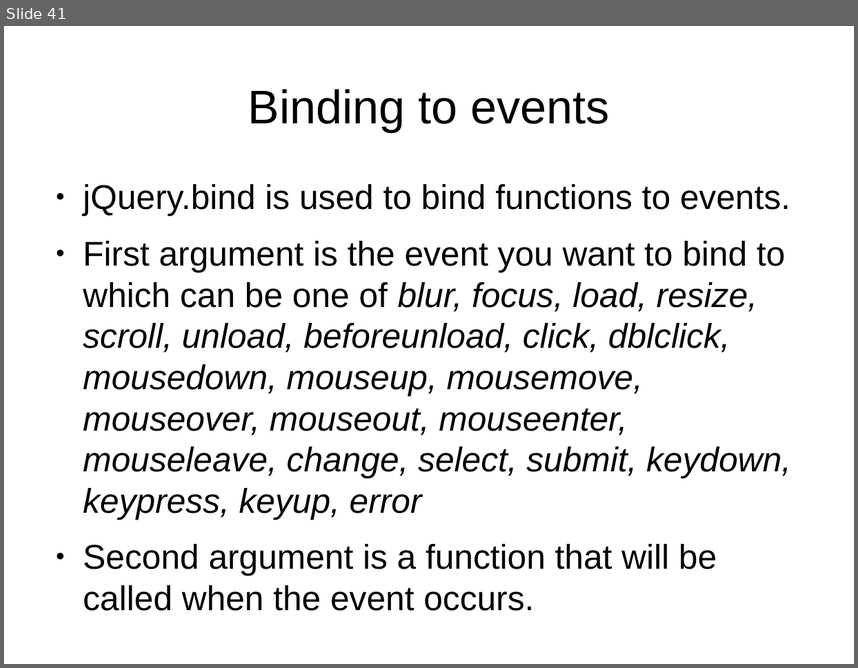
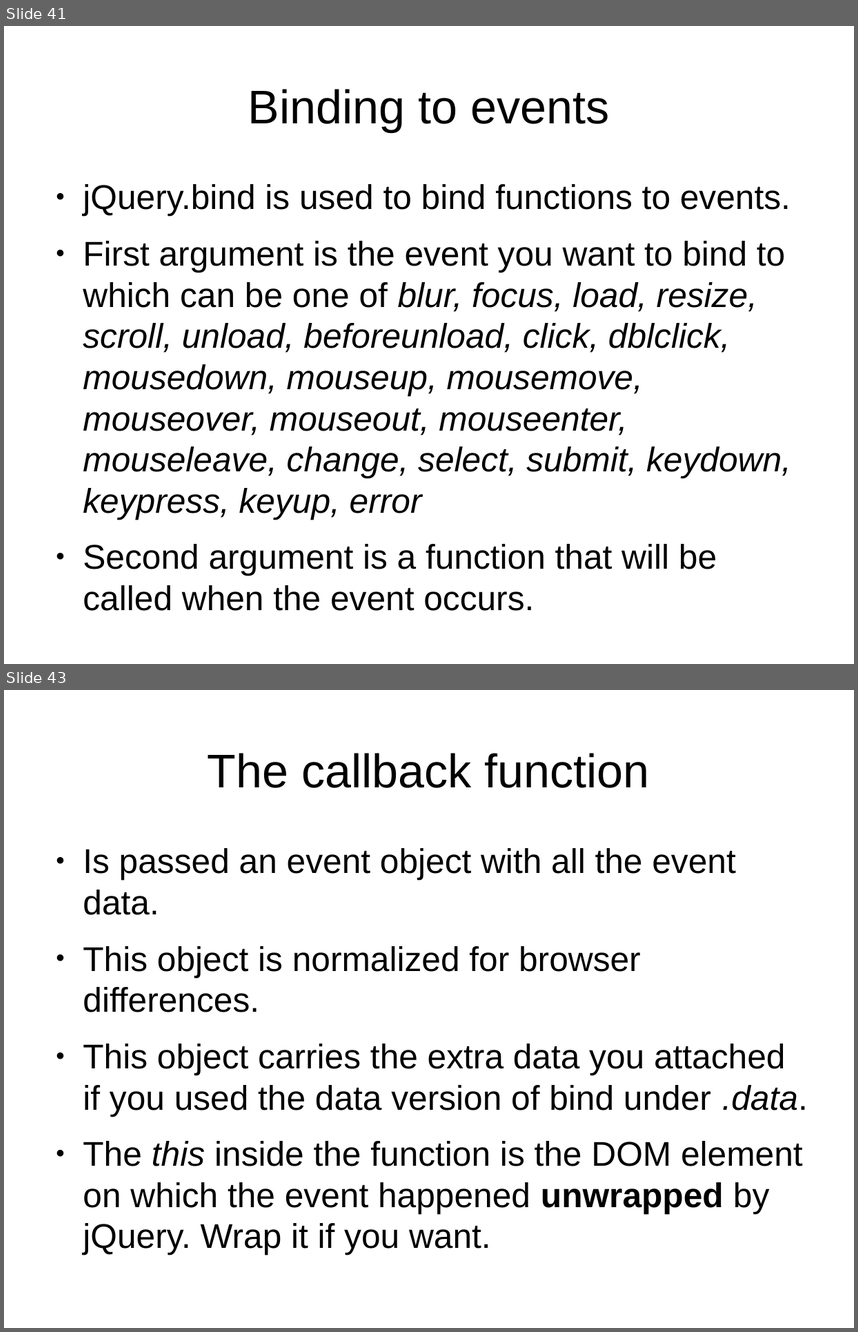
Before and after one commit to veltzer/demos, a slide deck: javascript/jquery/doc/jquery.odp. Shown one above the other, each under a label of ours: slide 41 before the commit, slides 41 and 43 after it; the slides between them are not shown. The pictures are 858x668 and 858x1332 pixels, drawn with LibreOffice and Linux fonts; fonts in the diff are those of the drawing. Boxes give left, top, right and bottom in pixels: in the first picture for what was removed or moved away, otherwise in the second. Text is boxed around its words. In the diff, an @@ line names an element or a change of style, - is before the commit and + after.

```diff
--- a/javascript/jquery/doc/jquery.odp
+++ b/javascript/jquery/doc/jquery.odp
@@ slide 43 added at (4,690,854,1328), background #FFFFFF @@
@@ title added at (208,753,650,788), 44 pt, text #000000 @@
+The callback function
@@ text added at (83,848,808,1254), 32 pt, text #000000 @@
+● Is passed an event object with all the event data.
+● This object is normalized for browser differences.
+● This object carries the extra data you attached if you used the data version of bind under .data.
+● The this inside the function is the DOM element on which the event happened unwrapped by jQuery. Wrap it if you want.
```
Also in this commit, not shown: 2 slides changed, 7 other slides added, 3 other files.
